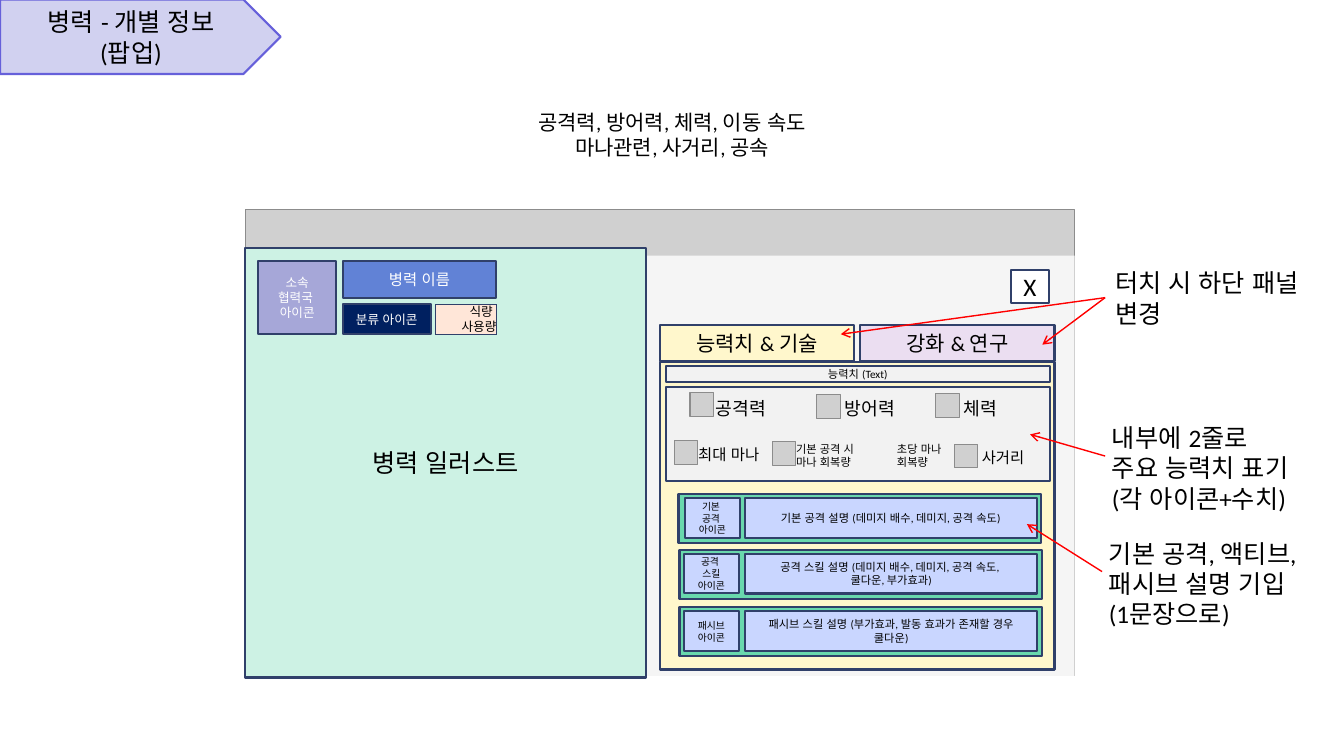
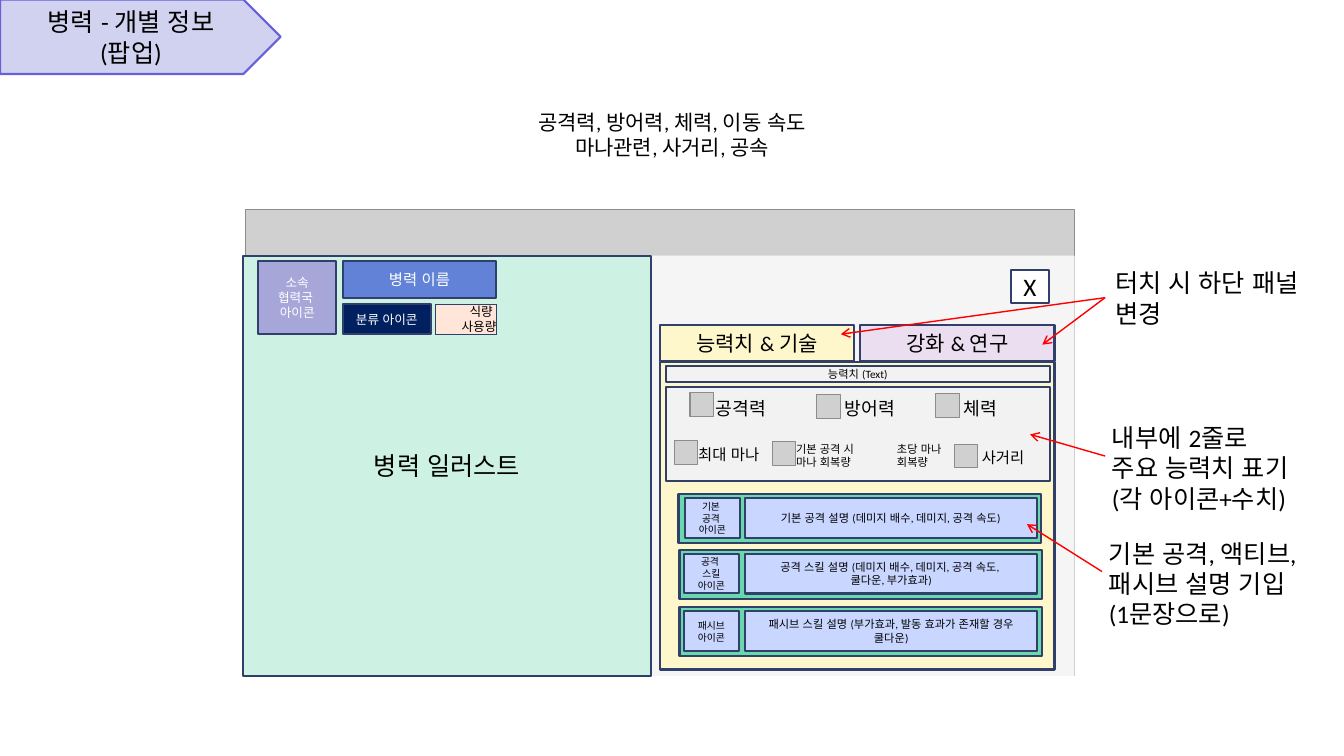
Before and after one commit to Christincu/ProjectRTplan, a slide deck: slide 8 of PlanPPT/세부기획서(병력)_초안.pptx. Drawn at 1344x756 pixels with LibreOffice and Linux fonts; fonts in the diff are those of the drawing; grey boxes stand for pictures; background and template pictures are left out. Boxes give left, top, right and bottom in pixels: in the first picture for what was removed or moved away, otherwise in the second. Text is boxed around its words. In the diff, an @@ line names an element or a change of style, - is before the commit and + after.

```diff
--- a/PlanPPT/세부기획서(병력)_초안.pptx
+++ b/PlanPPT/세부기획서(병력)_초안.pptx
@@ rectangle "병력 일러스트": place and size @@
-rectangle "병력 일러스트" at (245,248,645,678)
+rectangle "병력 일러스트" at (243,256,651,677)
```
Also in this commit, not shown: 4 other files.
